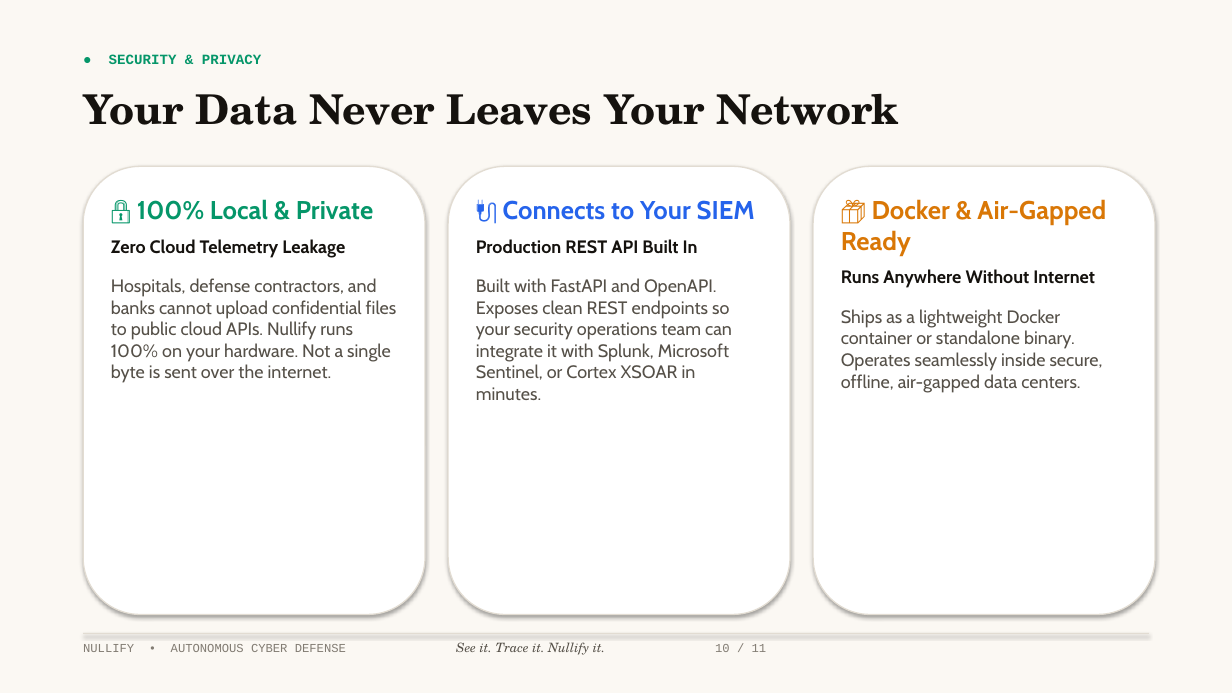
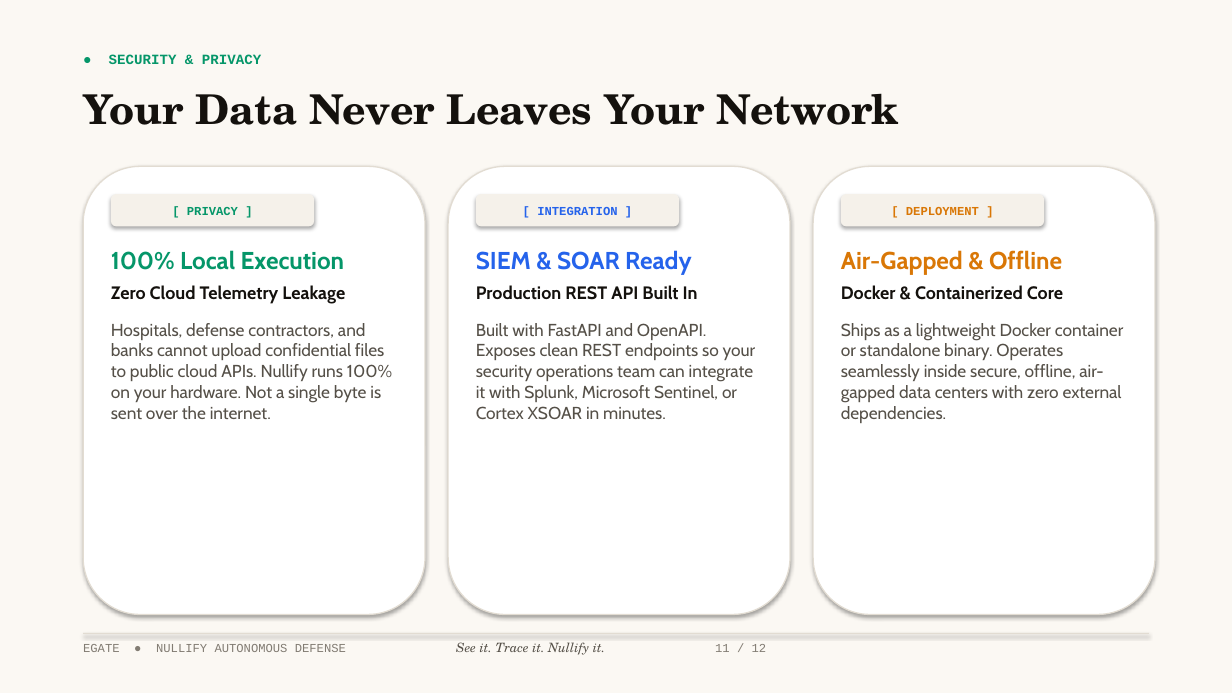
Before and after one commit to Nate-br/nullify, a slide deck: slide 11 of nullify_presentation.pptx (slide 10 before the commit). Drawn at 1232x693 pixels with LibreOffice and Linux fonts; fonts in the diff are those of the drawing. Boxes give left, top, right and bottom in pixels: in the first picture for what was removed or moved away, otherwise in the second. Text is boxed around its words. In the diff, an @@ line names an element or a change of style, - is before the commit and + after.

Commit message:
feat(presentation): integrate EGATE logo on cover & identity slide, add 8K cybersecurity visual assets, remove emojis, and enhance visual appeal

```diff
--- a/nullify_presentation.pptx
+++ b/nullify_presentation.pptx
@@ rounded rectangle added at (x1=111, y1=194, x2=314, y2=226), fill #F5F1EA, 9.5 pt, text #059669, bold @@
+[ PRIVACY ]
@@ rounded rectangle added at (x1=476, y1=194, x2=679, y2=226), fill #F5F1EA, 9.5 pt, text #2563EB, bold @@
+[ INTEGRATION ]
@@ rounded rectangle added at (x1=841, y1=194, x2=1044, y2=226), fill #F5F1EA, 9.5 pt, text #D97706, bold @@
+[ DEPLOYMENT ]
@@ text at (x1=111, y1=250, x2=345, y2=270): text changed; size 20 to 19 pt @@
-🔒 100% Local & Private
+100% Local Execution
@@ text "100% Local Execution" moved from (x1=111, y1=199, x2=397, y2=383) to (x1=111, y1=250, x2=392, y2=419) @@
@@ text at (x1=476, y1=250, x2=691, y2=275): text changed; size 20 to 19 pt @@
-🔌 Connects to Your SIEM
+SIEM & SOAR Ready
@@ text "SIEM & SOAR Ready" moved from (x1=476, y1=200, x2=755, y2=400) to (x1=476, y1=250, x2=756, y2=419) @@
@@ text at (x1=841, y1=250, x2=1123, y2=423): text changed; size 14 to 13.5 pt @@
-📦 Docker & Air-Gapped Ready
-Runs Anywhere Without Internet
-Ships as a lightweight Docker container or standalone binary. Operates seamlessly inside secure, offline, air-gapped data centers.
+Air-Gapped & Offline
+Docker & Containerized Core
+Ships as a lightweight Docker container or standalone binary. Operates seamlessly inside secure, offline, air-gapped data centers with zero external dependencies.
@@ text at (x1=111, y1=285, x2=392, y2=419): text colour #15120E to #14110D in "Zero Cloud Telemetry Leakage"; size 14 to 13.5 pt in "Hospitals, defense contractors, and banks cannot upload ..."; less space between paragraphs @@
@@ text at (x1=476, y1=285, x2=756, y2=419): text colour #15120E to #14110D in "Production REST API Built In"; size 14 to 13.5 pt in "Built with FastAPI and OpenAPI. Exposes clean ..."; less space between paragraphs @@
@@ text at (x1=83, y1=642, x2=767, y2=655): text changed @@
-NULLIFY • AUTONOMOUS CYBER DEFENSE See it. Trace it. Nullify it. 10 / 11
+EGATE ● NULLIFY AUTONOMOUS DEFENSE See it. Trace it. Nullify it. 11 / 12
```
Also in this commit, not shown: 10 other slides changed, 1 slide added, 7 other files.
